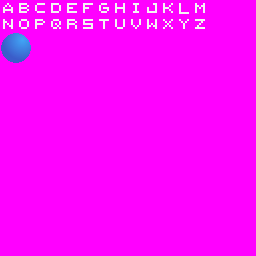
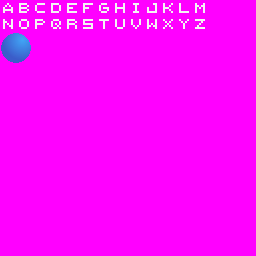
Comparing the layer stacks of the two (256, 256) images. Changes:
painted on "ball" over [left=179, top=11, right=189, bottom=14]
